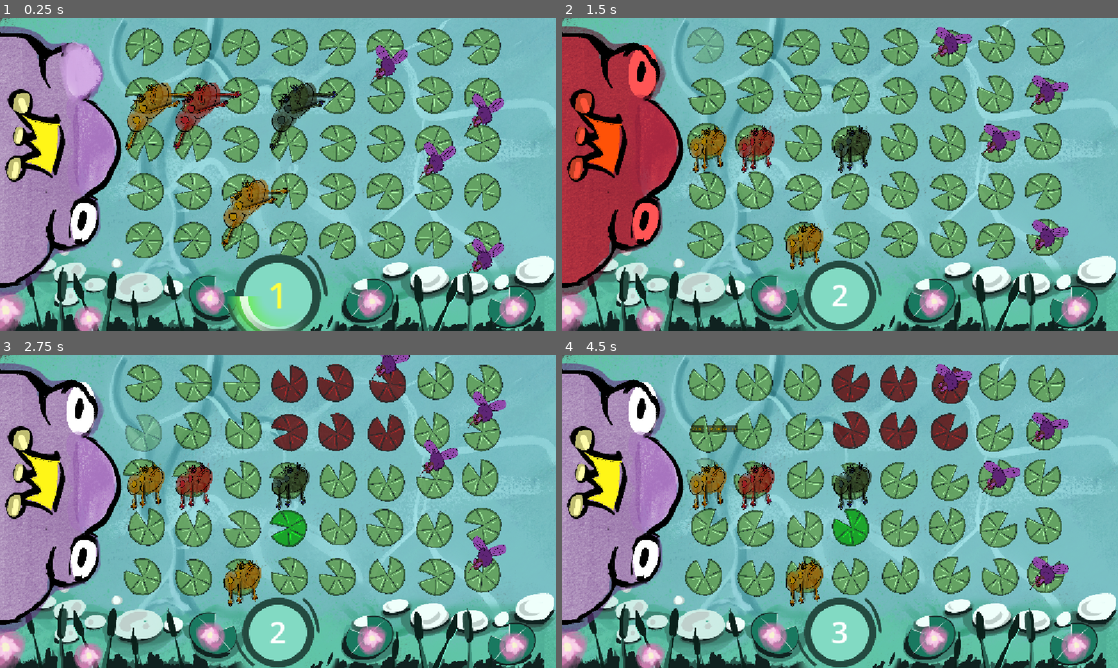
Above: before the commit, frames 1-4 (two rows, left to right).
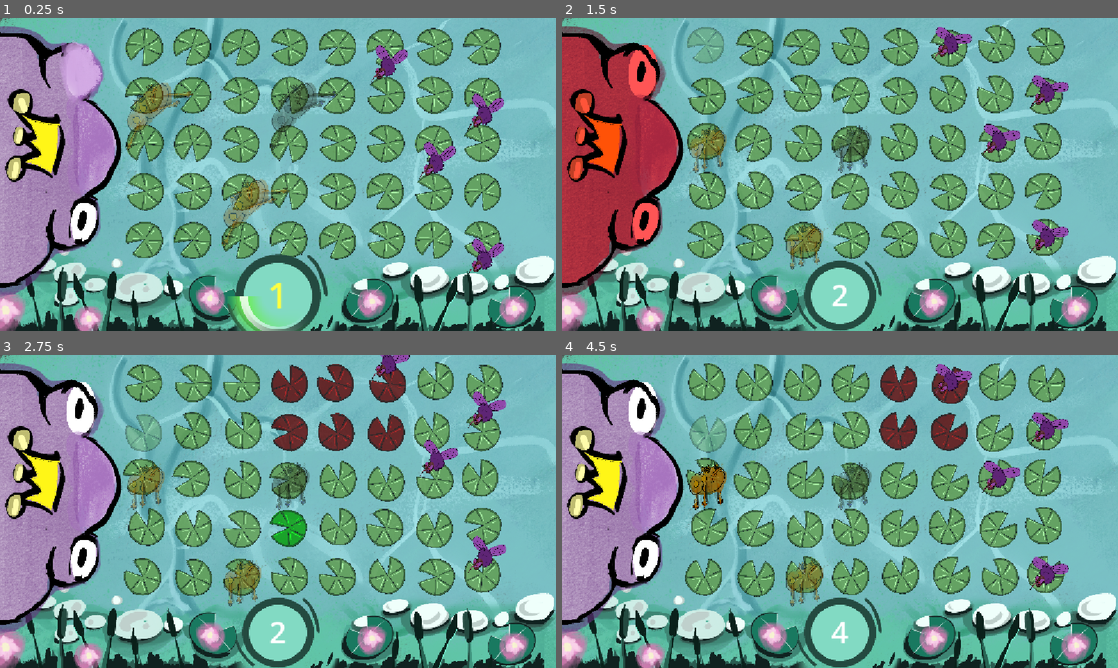
Above: after the commit, the same moments.

Repository: pgpais/gmtk-2026
Game: Godot game, scene res://main.tscn
Two runs of this game, one before a commit and one after it. Both use one fixed random seed, a clock stepped at 60 frames per second and the inputs below. The engine's default icon, where the game draws it, is replaced by a stand-in: a white triangle on a blue panel in a dark square.
Inputs (mouse positions are in pixels of both pictures, inside the frame that each line leads up to):
- Up to frame 1 (0.25 s): no input
- Up to frame 2 (1.5 s): move the mouse to (706, 46) at 0.52 s; tap Space (move_ticker) at 0.6 s; click (706, 46) at 0.67 s; tap B (test_frog_king_damage) at 1.35 s; click (706, 46) at 1.42 s
- Up to frame 3 (2.75 s): move the mouse to (144, 433) at 2.02 s; tap O (test_highlight) at 2.1 s; click (144, 433) at 2.17 s
- Up to frame 4 (4.5 s): tap Space (move_ticker) at 2.85 s; click (706, 433) at 2.92 s; move the mouse to (706, 480) at 3.52 s; tap B (test_frog_king_damage) at 3.6 s; click (706, 480) at 3.67 s; click (717, 426) at 4.25 s, where only the run before the commit has a clickable "Dismiss"

The runs differ from the first frame. In frame 1, 3.5% of the frame differs, in the area x 22-61%, y 19-74%; in frame 2, 2.3%; in frame 3, 2.3%; in frame 4, 4.2%, in the area x 22-56%, y 3-93%.

Commit message:
dismiss

Diff:
--- a/core/entity_controller.gd
+++ b/core/entity_controller.gd
@@ -50,7 +50,8 @@
 			tile.selectable.set_selectable(true)
 
 	for selectable_entity in selectable_entities:
-		selectable_entity.set_selectable(false)
+		if selectable_entity:
+			selectable_entity.set_selectable(false)
 
 	selectable_entities = []
 
@@ -96,11 +97,10 @@
 
 	if state == EntityControllerState.WaitingNextAction:
 		if entity.team == Entity.TEAMS.NEUTRAL:
-			#TODO: turn into ally (might be just setting AllyData)
-			EventBus.ally_action_performed.emit()
-		if entity.team == Entity.TEAMS.ALLY:
-			control_entity = entity
-			control_entity_changed.emit(entity)
+			entity.activate(true)
+
+		elif entity.team == Entity.TEAMS.ALLY:
+			EventBus.ally_selected.emit(entity)
 
 	elif state == EntityControllerState.AllySelection:
 		if entity.team == Entity.TEAMS.ALLY:
--- a/core/event_bus.gd
+++ b/core/event_bus.gd
@@ -9,6 +9,7 @@
 signal movement_needed()
 
 signal entity_selected(entity: Entity)
+signal ally_selected(entity : Entity)
 signal tile_selected(tile: Tile)
 signal cancel_interaction()
 
--- a/entities/allies/ally.tscn
+++ b/entities/allies/ally.tscn
@@ -9,9 +9,10 @@
 [sub_resource type="RectangleShape2D" id="RectangleShape2D_tfbxm"]
 size = Vector2(280, 336)
 
-[node name="Ally" type="Node2D" unique_id=28648160 node_paths=PackedStringArray("action_handler", "_selectable") groups=["allies"]]
+[node name="Ally" type="Node2D" unique_id=28648160 node_paths=PackedStringArray("entity_ui", "action_handler", "_selectable") groups=["allies"]]
 scale = Vector2(0.2, 0.2)
 script = ExtResource("1_binvp")
+entity_ui = NodePath("EntityControlUI")
 action_handler = NodePath("ActionHandler")
 _selectable = NodePath("Selectable")
 
--- a/entities/allies/test/beetle.tres
+++ b/entities/allies/test/beetle.tres
@@ -11,6 +11,7 @@
 
 [resource]
 script = ExtResource("4_hly3s")
+team = 3
 scene = ExtResource("3_mplcu")
 action_sequence = SubResource("Resource_0k0ny")
 metadata/_custom_type_script = "uid://dly02pjrb1d6s"
--- a/entities/allies/test/bolos.tres
+++ b/entities/allies/test/bolos.tres
@@ -60,6 +60,7 @@
 [resource]
 script = ExtResource("4_usuge")
 movement_range = SubResource("Resource_qvtn4")
+team = 2
 scene = ExtResource("3_df8vh")
 action_sequence = SubResource("Resource_sxsx5")
 color = Color(0.15643457, 0.26579496, 0.7593705, 1)
--- a/entities/allies/test/linguado.tres
+++ b/entities/allies/test/linguado.tres
@@ -60,6 +60,7 @@
 [resource]
 script = ExtResource("4_mydnk")
 movement_range = SubResource("Resource_bbg77")
+team = 2
 scene = ExtResource("3_skyk0")
 action_sequence = SubResource("Resource_vbdxd")
 color = Color(0.6303612, 0.13877198, 0.52241915, 1)
--- a/entities/allies/test/mao.tres
+++ b/entities/allies/test/mao.tres
@@ -60,6 +60,7 @@
 [resource]
 script = ExtResource("4_3b6w0")
 movement_range = SubResource("Resource_yvv6k")
+team = 2
 scene = ExtResource("3_x73ch")
 action_sequence = SubResource("Resource_vji87")
 color = Color(0.68243855, 0.55624294, 0, 1)
--- a/entities/allies/test/rock.tres
+++ b/entities/allies/test/rock.tres
@@ -60,6 +60,7 @@
 [resource]
 script = ExtResource("4_5vvum")
 movement_range = SubResource("Resource_h6l1k")
+team = 2
 scene = ExtResource("3_ob66d")
 action_sequence = SubResource("Resource_oe2rh")
 color = Color(0.2910221, 0.18230018, 0.3662251, 1)
--- a/entities/allies/test/stinky.tres
+++ b/entities/allies/test/stinky.tres
@@ -60,6 +60,7 @@
 [resource]
 script = ExtResource("4_5nygi")
 movement_range = SubResource("Resource_cpc3h")
+team = 2
 scene = ExtResource("3_u56qx")
 action_sequence = SubResource("Resource_fw4wx")
 color = Color(0.08702121, 0.0043273726, 0.10818038, 1)
--- a/entities/ally.gd
+++ b/entities/ally.gd
@@ -2,9 +2,13 @@
 extends Entity
 
 var banked_actions: Array[ActionSequence]
+var used_this_cycle : bool = false
 
-func _init() -> void:
-	team = TEAMS.ALLY
+@export var entity_ui : Control
+
+func _ready() -> void:
+	super._ready()
+	EventBus.new_cycle.connect(reset_usage)
 
 func set_data(data: AllyData):
 	entity_data = data
@@ -13,6 +17,8 @@
 	visuals.name = "Visuals"
 	add_child(visuals, true)
 	animator = visuals.get_node("AnimationPlayer")
+
+	play_animation("spawn")
 
 func bank_actions(action_sequence: ActionSequence):
 	banked_actions.append(action_sequence)
@@ -27,6 +33,31 @@
 	for action_sequence in banked_actions:
 		action_handler.perform_actions(action_sequence)
 
+func activate(player_action : bool = false):
+	modulate.a = 1
+
+	play_animation("under", true)
+
+	team = TEAMS.ALLY
+
+	EventBus.ally_action_performed.emit()
+
+func dive(player_action : bool = false):
+	play_animation("under")
+
+	team = TEAMS.NEUTRAL
+
+	if player_action:
+		EventBus.ally_action_performed.emit()
+
+func dismiss(player_action : bool = false):
+	play_animation("dismiss")
+
+	if player_action:
+		EventBus.ally_action_performed.emit()
+
+	queue_free()
+
 func request_move():
 	EventBus.request_highlight.emit(Constants.TARGET_TYPES.TILE, entity_data.movement_range, current_tile)
 
@@ -38,6 +69,8 @@
 	EventBus.cancel_interaction.disconnect(cancel_move_request)
 
 	await _move_to_tile(target_tile)
+
+	used_this_cycle = true
 	EventBus.ally_action_performed.emit()
 
 func cancel_move_request():
@@ -46,7 +79,8 @@
 
 func request_action():
 	await action_handler.perform_actions(entity_data.action_sequence)
+	used_this_cycle = true
 	EventBus.ally_action_performed.emit()
 
-func request_dismiss():
-	pass
+func reset_usage():
+	used_this_cycle = false
--- a/entities/entity.gd
+++ b/entities/entity.gd
@@ -24,6 +24,7 @@
 	ALLY,
 	ENEMY,
 	NEUTRAL,
+	BEETLE,
 }
 var team = TEAMS.NEUTRAL
 ## to configure the move tween
@@ -96,7 +97,6 @@
 	current_tile.set_entity(null)
 	current_tile = target_tile # attention: updating current tile before animation is completed
 	current_tile.set_entity(self)
-
 
 func perform_movement():
 	if movement_strategy:
@@ -187,9 +187,12 @@
 func act():
 	pass
 
-func play_animation(animation):
+func play_animation(animation, backwards = false):
 	if animator.has_animation(animation):
-		animator.play(animation)
+		if ! backwards:
+			animator.play(animation)
+		else:
+			animator.play_backwards(animation)
 
 		while (true):
 			var finished_animation = await animator.animation_finished
--- a/spawner/spawn_handler.gd
+++ b/spawner/spawn_handler.gd
@@ -18,6 +18,8 @@
 
 @export var special_spawned : bool = false
 
+@export_range(0,1) var under_dismiss_probability : float = 0.5
+
 func _ready() -> void:
 	EventBus.new_cycle.connect(cycle)
 	EventBus.request_enemy_spawn.connect(_on_enemy_spawn_requested)
@@ -33,7 +35,10 @@
 
 	current_spawn_cycle += 1
 
+	dismiss_allies()
+
 func spawn_from_sequence(spawn_sequence : SpawnSequence):
+
 	special_spawned = false
 
 	var spawn_datas = spawn_sequence.spawn_datas # to control spawn limits
@@ -73,10 +78,10 @@
 
 					var hidden = randf_range(0, 1) < spawn_data.hidden_probability
 
-					if entity_data.team == Entity.TEAMS.ALLY:
+					if entity_data.team == Entity.TEAMS.ENEMY:
+						_spawn_enemy(entity_data, tile, hidden)
+					else:
 						_spawn_ally(entity_data, tile, hidden)
-					elif entity_data.team == Entity.TEAMS.ENEMY:
-						_spawn_enemy(entity_data, tile, hidden)
 
 					spawn_count[i] += 1
 
@@ -134,4 +139,30 @@
 	ally.set_new_position(tile.global_position)
 	tile.set_entity(ally)
 
-	ally.modulate = ally_data.color # to test
+	ally.modulate = Color(ally_data.color.r, ally_data.color.g, ally_data.color.b, 0.5) # to test
+
+func dismiss_allies():
+	for column_index in grid_map.game_settings.map_columns:
+		var entities = grid_map.get_entities_in_column(column_index)
+		print(entities)
+		var allies_to_dismiss = []
+
+		var ally_count = 0
+
+		for entity in entities:
+			if entity.team == Entity.TEAMS.NEUTRAL:
+				if randf_range(0, 1) < under_dismiss_probability:
+					allies_to_dismiss.append(entity)
+
+			elif entity.team == Entity.TEAMS.ALLY and ! entity.used_this_cycle:
+				allies_to_dismiss.append(entity)
+
+		print(allies_to_dismiss)
+
+		if ally_count >= grid_map.game_settings.tiles_per_column:
+			for entity in entities:
+				entity.dismiss()
+
+		else:
+			for ally in allies_to_dismiss:
+				ally.dismiss()
--- a/ui/entities/entity_control_ui.gd
+++ b/ui/entities/entity_control_ui.gd
@@ -18,10 +18,9 @@
 	# ally._selectable.selected.connect(trigger_show)
 	ally._selectable.can_be_selected.connect(_on_can_be_selected)
 
-	EventBus.entity_selected.connect(_on_entity_selected)
+	EventBus.ally_selected.connect(_on_entity_selected)
 
 	trigger_hide()
-
 
 	move_button.pressed.connect(_on_move_button_pressed)
 	action_button.pressed.connect(_on_action_button_pressed)
@@ -40,10 +39,10 @@
 	ally.request_action()
 
 func _on_dismiss_button_pressed():
-	ally.request_dismiss()
+	ally.dismiss(true)
 
 func _on_entity_selected(entity: Entity):
-	if entity == owner:
+	if entity.team == Entity.TEAMS.ALLY and entity == owner:
 		trigger_show()
 	else:
 		trigger_hide()
